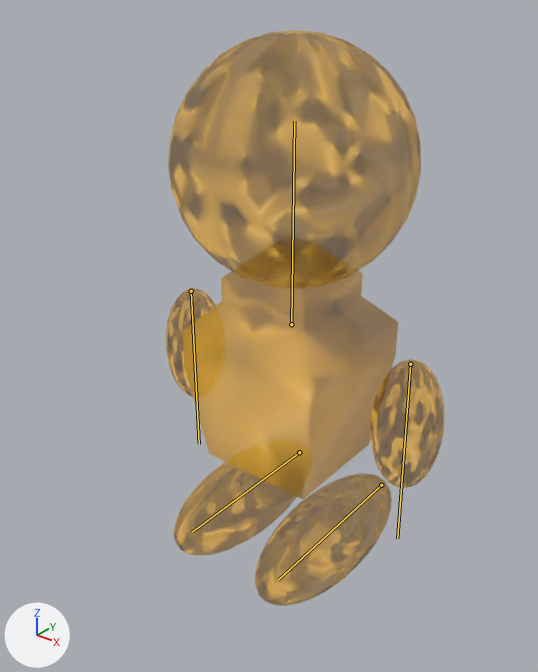
What one commit did to the FBX model Resources/enemy/enemy.fbx.
Rendered twice from a camera (50 mm lens) standing at (3.61, -4.83, 2.81) and looking at (-0.06, -0.25, -0.03). Lighting does not change. The marker at lower left points along +X, +Y and +Z. The bones that bend it are drawn over the model as lines.

Names of what the first picture shows: 'human'.
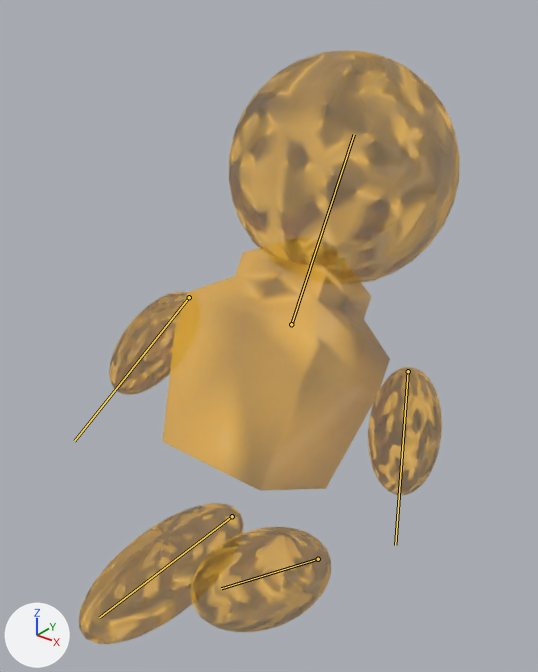
The newer file adds an action. The first version stands in its rest pose; the second is drawn at frame 30 of the action 'Amature||009|BackStep'.

What differs and where, as boxes [x1, y1, x2, y2] in the pictures (538 x 672 px):
'human', posed (37% wider): before [166, 30, 444, 606]; after [79, 51, 460, 644]
bone 'Bone', root to tip: before (291, 324) to (294, 121); after (291, 324) to (354, 134)
bone 'Bone.001', root to tip: before (191, 291) to (199, 444); after (189, 297) to (74, 441)
bone 'Bone.002', root to tip: before (410, 364) to (397, 538); after (408, 371) to (395, 545)
bone 'Bone.003', root to tip: before (299, 452) to (192, 532); after (232, 516) to (99, 617)
bone 'Bone.004', root to tip: before (381, 485) to (278, 579); after (318, 559) to (221, 588)

The change in detail:
Bone 'Bone' (bone_bone) turns from (0, 0, 0) to (-30, 0, 0) degrees about its own x, y and z.
Bone 'Bone.001' (bone_bone_001) moves from (0.0, 0.0, 0.0) to (0.001, 0.065, 0.001).
Bone 'Bone.001' (bone_bone_001) turns from (0, 0, 0) to (-5, 1, 30) degrees about its own x, y and z.
Bone 'Bone.002' (bone_bone_002) moves from (0.0, 0.0, 0.0) to (-0.001, 0.065, -0.001).
Bone 'Bone.002' (bone_bone_002) turns from (0, 0, 0) to (9, -2, 28) degrees about its own x, y and z.
Bone 'Bone.003' (bone_bone_003) turns from (0, 0, 0) to (-20, 4, 22) degrees about its own x, y and z.
Bone 'Bone.004' (bone_bone_004) moves from (0.0, 0.0, 0.0) to (-0.007, 0.0, 0.012).
Bone 'Bone.004' (bone_bone_004) turns from (0, 0, 0) to (3, -2, -4) degrees about its own x, y and z.
